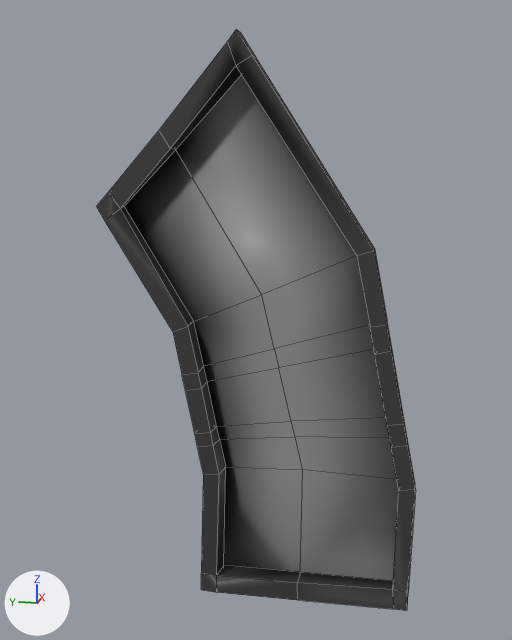
Before and after pictures for a commit that changed the FBX model FBXGameObjects/SideDoorBottom.fbx.
Both versions are drawn from a camera (50 mm lens) standing at (-0.022, -0.0999, 0.3307) and looking at (0.0605, -0.0835, 0.3101). The axes (+X, +Y, +Z) are drawn at lower left. The lights are the same throughout. Mesh edges are drawn as thin lines. Where no turn or scale is listed for an object, it has been applied to the vertices. Vertices at the same position are counted once.

Script lines for the objects in view, before the commit:
```python
me_mesh = bpy.data.meshes.new('Mesh')
me_mesh.from_pydata(...)  # 110 vertices, 124 faces; spans x -0.0017..0.0039, y -0.003..0.0358, z -0.0314..0.0379
# faces by material slot: [110, 14]
me_mesh.materials.append(mat_matte)  # black #3a3a3a
me_mesh.materials.append(mat_glass)  # grey #949494
ob_sidedoorbuttom = bpy.data.objects.new('SideDoorButtom', me_mesh)
ob_sidedoorbuttom.location = (0.059, -0.1004, 0.305)
```
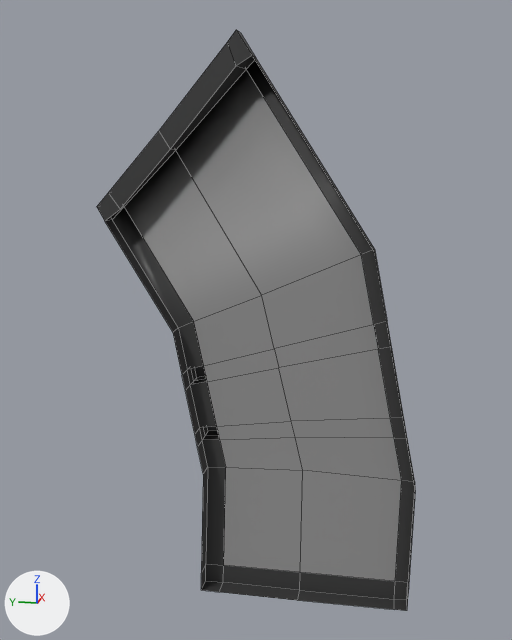
The newer file is also turned or shifted as a whole; pictures and numbers use the older file's frame.

Location of each change, (x1, y1, x2, y2) in pixels of the pictures (512 x 640 px):
'SideDoorButtom', reshaped
    before: (97, 29, 415, 611)
    after: (97, 30, 415, 611)
part 1 of me_mesh, cut back
    before: (105, 55, 415, 611)
    after: (201, 581, 300, 600)

The change, as a diff of the scene's bpy script:
```diff
--- a/FBXGameObjects/SideDoorBottom.fbx.py
+++ b/FBXGameObjects/SideDoorBottom.fbx.py
@@ me_mesh @@
 # used by ob_sidedoorbuttom; location = (0.059, -0.1004, 0.305)
-me_mesh.from_pydata(...)  # 110 vertices, 124 faces; spans x -0.0017..0.0039, y -0.003..0.0358, z -0.0314..0.0379
+me_mesh.from_pydata(...)  # 95 vertices, 88 faces; spans x -0.0017..0.0039, y -0.003..0.0358, z -0.0314..0.0378
+# me_mesh part 1
+# 15 vertices are removed from x -0.0016..-0.0011, y -0.0011..0.0247, z -0.0288..0.0137
+# 36 faces are deleted
+# 1 vertex moves from x -0.0013, y 0.0217, z -0.0314 to x -0.0014, y 0.0213, z -0.0312
 me_mesh.materials.append(mat_matte)
```
